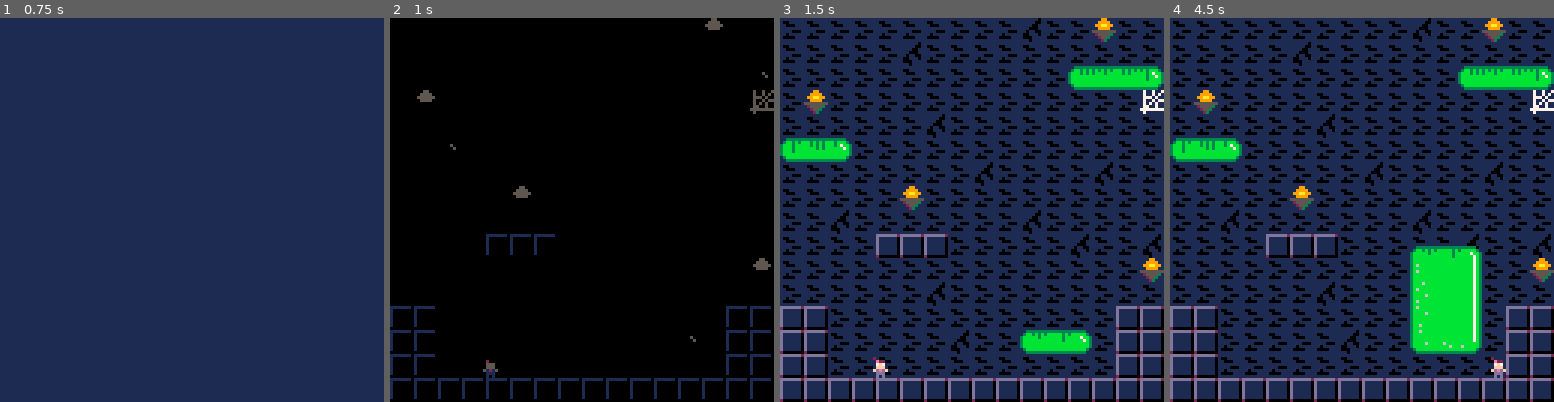
Above: before the commit, frames 1-4 (left to right).
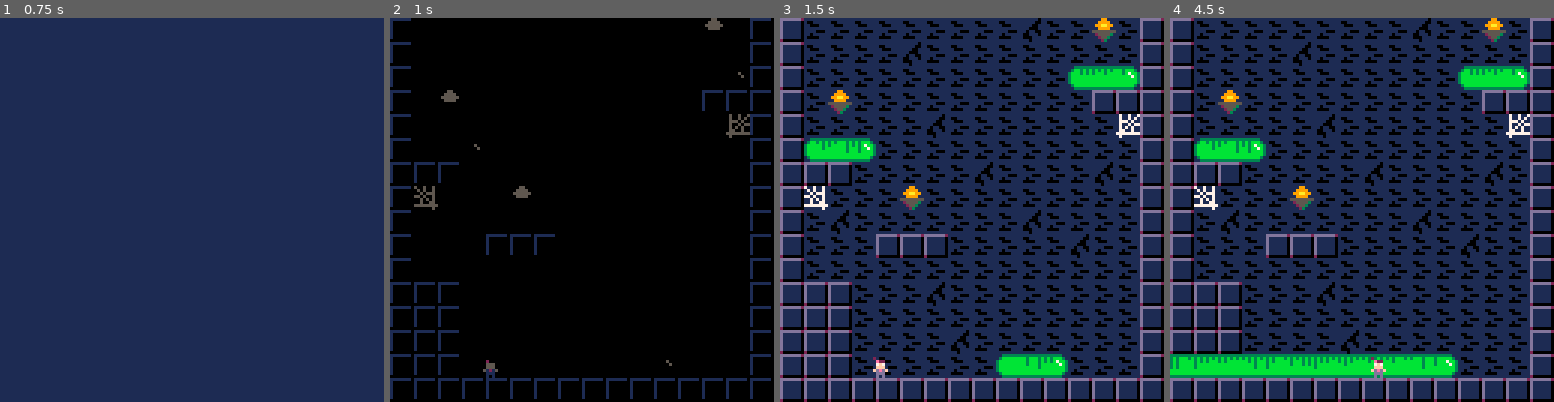
Above: after the commit, the same moments.

Repository: jondkoon/crushed
Game: PICO-8 cartridge game.p8
Two runs of this game, one before a commit and one after it. Both use one fixed random seed, a clock stepped at 60 frames per second and the inputs below.
Inputs:
- Up to frame 1 (0.75 s): tap X (X key) at 0.33 s; tap O (Z key) at 0.7 s
- Up to frame 2 (1 s): no input
- Up to frame 3 (1.5 s): tap X (X key) at 1.07 s
- Up to frame 4 (4.5 s): hold Right 1.6-2.1 s; tap O (Z key) every 0.4 s from 1.7 to 4.1 s; tap X (X key) at 1.85, 2.97, 4.08 s; hold Right 2.47-3.03 s; hold Left 3.08-3.58 s; hold Down 3.63-3.97 s; hold Right from 4.02 s (still down)

Frame 1 is identical in both runs. In frame 2, 3.7% of the frame differs, in the area x 0-100%, y 0-93%; in frame 3, 13%; in frame 4, 21%, in the area x 0-100%, y 0-94%.

Commit message:
Tweak first level

Diff:
--- a/game.p8
+++ b/game.p8
@@ -1124,36 +1124,36 @@
 0000000000000000000000000000000000000000000000000000000000000000000000000000000000000000000000000000000000000000000000000000000000000000000000000000000000000000000000000000000000000000000000000000000000000000000000000000000000000000000000000000000000000000
 0000000000000000000000000000000000000000000000000000000000000000000000000000000000000000000000000000000000000000000000000000000000000000000000000000000000000000000000000000000000000000000000000000000000000000000000000000000000000000000000000000000000000000
 0000000000000000000000000000000000000000000000000000000000000000000000000000000000000000000000000000000000000000000000000000000000000000000000000000000000000000000000000000000000000000000000000000000000000000000000000000000000000000000000000000000000000000
-0000000000000000000000000000000000000000000000000000000000000000000000000000000000000000000000000000000000000000000000000000000000000000000000000000000000000000000000000000000000000000000000000000000000000000000000000000000000000000000000000000000000000000
-0000000000000000000000000000000000000000000000000000000000000000000000000000000000000000000000000000000000000000000000000000000000000000000000000000000000000000000000000000000000000000000000000000000000000000000000000000000000000000000000000000000000000000
-0000000000000000000000000000000000000000000000000000000000000000000000000000000000000000000000000000000000000000000000000000000000000000000000000000000000000000000000000000000000000000000000000000000000000000000000000000000000000000000000000000000000000000
-0000000000000000000000000000000000000000000000000000000000000000000000000000000000000000000000000000000000000000000000000000000000000000000000000000000000000000000000000000000000000000000000000000000000000000000000000000000000000000000000000000000000000000
 3300003300003300003300003300003300000000000000000000000000000000000000000000000000000000000000000000000000000000000000000000000000000000000000000000000000000000000000000000000000000000000000000000000000000000000000000000000000000000000000000000000000000000
 3333333333333333333333333333333300000000000000000000000000000000000000000000000000000000000000000000000000000000000000000000000000000000000000000000000000000000000000000000000000000000000000000000000000000000000000000000000000000000000000000000000000000000
 3333333333333333333333333333333300000000000000000000000000000000000000000000000000000000000000000000000000000000000000000000000000000000000000000000000000000000000000000000000000000000000000000000000000000000000000000000000000000000000000000000000000000000
-3535353535353535353535353535353500000000000000000000000000000000000000000000000000000000000000000000000000000000000000000000000000000000000000000000000000000000000000000000000000000000000000000000000000000000000000000000000000000000000000000000000000000000
-3535353535363535353535353536353500000000000000000000000000000000000000000000000000000000000000000000000000000000000000000000000000000000000000000000000000000000000000000000000000000000000000000000000000000000000000000000000000000000000000000000000000000000
-3535353535353535353535353535353500000000000000000000000000000000000000000000000000000000000000000000000000000000000000000000000000000000000000000000000000000000000000000000000000000000000000000000000000000000000000000000000000000000000000000000000000000000
-3535363535353544453535353535353500000000000000000000000000000000000000000000000000000000000000000000000000000000000000000000000000000000000000000000000000000000000000000000000000000000000000000000000000000000000000000000000000000000000000000000000000000000
-3535353535353554554735353535353500000000000000000000000000000000000000000000000000000000000000000000000000000000000000000000000000000000000000000000000000000000000000000000000000000000000000000000000000000000000000000000000000000000000000000000000000000000
-…(21 lines of a section not shown)…
+3335353535353535353535353535353300000000000000000000000000000000000000000000000000000000000000000000000000000000000000000000000000000000000000000000000000000000000000000000000000000000000000000000000000000000000000000000000000000000000000000000000000000000
+3335353535363535353535353536353300000000000000000000000000000000000000000000000000000000000000000000000000000000000000000000000000000000000000000000000000000000000000000000000000000000000000000000000000000000000000000000000000000000000000000000000000000000
+3335353535353535353535353535353300000000000000000000000000000000000000000000000000000000000000000000000000000000000000000000000000000000000000000000000000000000000000000000000000000000000000000000000000000000000000000000000000000000000000000000000000000000
+3335363535353544453535353535353300000000000000000000000000000000000000000000000000000000000000000000000000000000000000000000000000000000000000000000000000000000000000000000000000000000000000000000000000000000000000000000000000000000000000000000000000000000
+3335353535353554554735353535353300000000000000000000000000000000000000000000000000000000000000000000000000000000000000000000000000000000000000000000000000000000000000000000000000000000000000000000000000000000000000000000000000000000000000000000000000000000
+3335353533333333333333333535363300000000000000000000000000000000000000000000000000000000000000000000000000000000000000000000000000000000000000000000000000000000000000000000000000000000000000000000000000000000000000000000000000000000000000000000000000000000
+3336353535353535353535353535353300000000000000000000000000000000000000000000000000000000000000000000000000000000000000000000000000000000000000000000000000000000000000000000000000000000000000000000000000000000000000000000000000000000000000000000000000000000
+3335353535353535363535353535353300000000000000000000000000000000000000000000000000000000000000000000000000000000000000000000000000000000000000000000000000000000000000000000000000000000000000000000000000000000000000000000000000000000000000000000000000000000
+3335373535353535353535353537353300000000000000000000000000000000000000000000000000000000000000000000000000000000000000000000000000000000000000000000000000000000000000000000000000000000000000000000000000000000000000000000000000000000000000000000000000000000
+…(21 lines of a section not shown)…
Not shown, changed: 30 lines of the sprite sheet (__gfx__) section of game.p8
